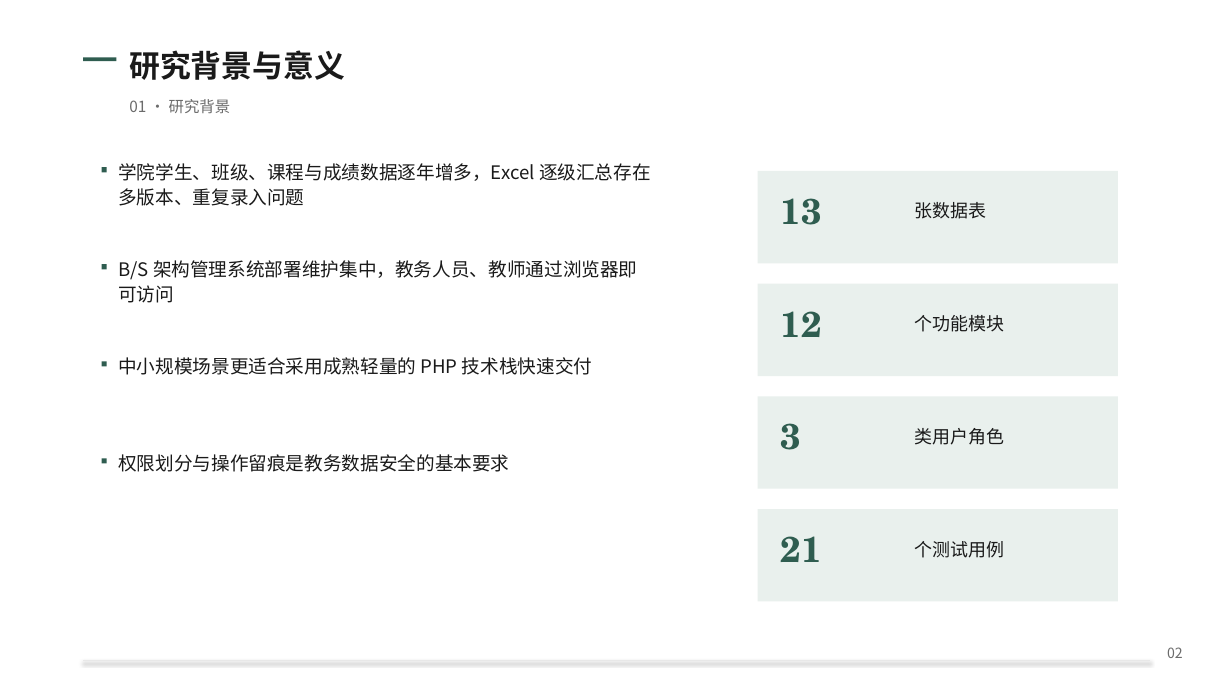
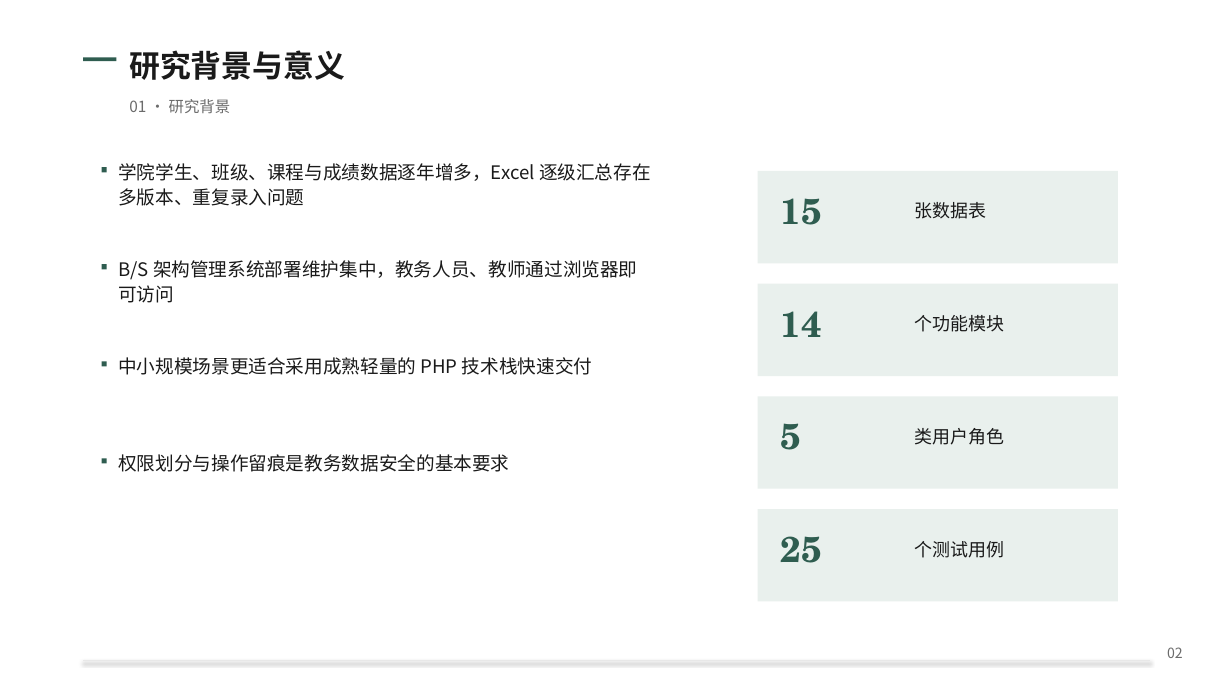
Before and after one commit to upbv/student, a slide deck: slide 3 of student-ms/docs/毕业答辩PPT.pptx. Drawn at 1232x693 pixels with LibreOffice and Linux fonts; fonts in the diff are those of the drawing. Boxes give left, top, right and bottom in pixels: in the first picture for what was removed or moved away, otherwise in the second. Text is boxed around its words. In the diff, an @@ line names an element or a change of style, - is before the commit and + after.

```diff
--- a/student-ms/docs/毕业答辩PPT.pptx
+++ b/student-ms/docs/毕业答辩PPT.pptx
@@ text at (781,198,822,225): text changed @@
-13
+15
@@ text at (781,311,822,337): text changed @@
-12
+14
@@ text at (781,423,802,450): text changed @@
-3
+5
@@ text at (781,536,822,563): text changed @@
-21
+25
```
Also in this commit, not shown: 8 other slides changed, 1 slide added, 20 other files.
